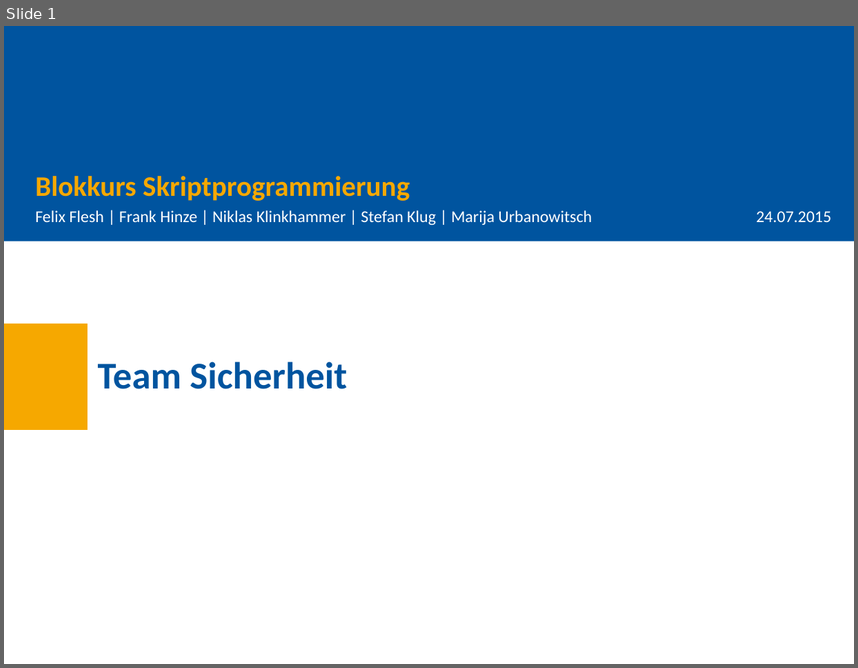
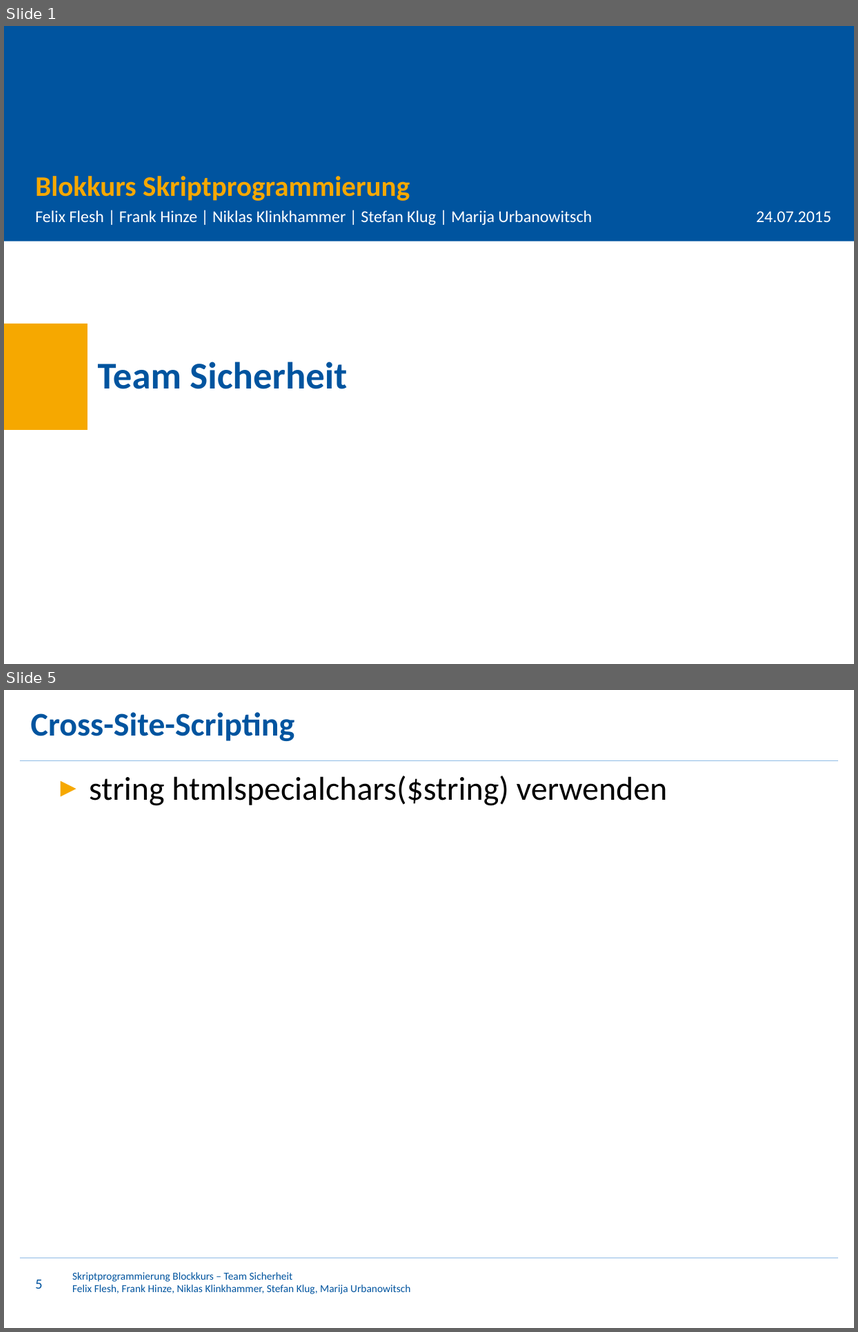
Before and after one commit to StKlug/SkriptprogrammierungBrowserspiel, a slide deck: Praesentation.pptx. Shown one above the other, each under a label of ours: slide 1 before the commit, slides 1 and 5 after it; the slides between them are not shown. The pictures are 858x668 and 858x1332 pixels, drawn with LibreOffice and Linux fonts; fonts in the diff are those of the drawing. Boxes give left, top, right and bottom in pixels: in the first picture for what was removed or moved away, otherwise in the second. Text is boxed around its words. In the diff, an @@ line names an element or a change of style, - is before the commit and + after.

```diff
--- a/Praesentation.pptx
+++ b/Praesentation.pptx
@@ slide 5 added at (4,690,854,1328), background #FFFFFF @@
@@ title added at (31,712,295,741), 28 pt, text #00549F, bold @@
+Cross-Site-Scripting
@@ line added from (20, 760) to (838, 760), #8EBAE5 0.75 pt @@
@@ text added at (89,776,668,806), 28 pt, text #000000 @@
+► string htmlspecialchars($string) verwenden
@@ line added from (20, 1258) to (838, 1258), #8EBAE5 0.75 pt @@
@@ page number added at (35,1279,42,1288), 12 pt, text #00549F @@
+5
@@ text added at (72,1272,410,1294), 9 pt, text #00549F @@
+Skriptprogrammierung Blockkurs – Team Sicherheit
+Felix Flesh, Frank Hinze, Niklas Klinkhammer, Stefan Klug, Marija Urbanowitsch
```
Also in this commit, not shown: 4 other slides added, 1 slide removed, 2 other files.
